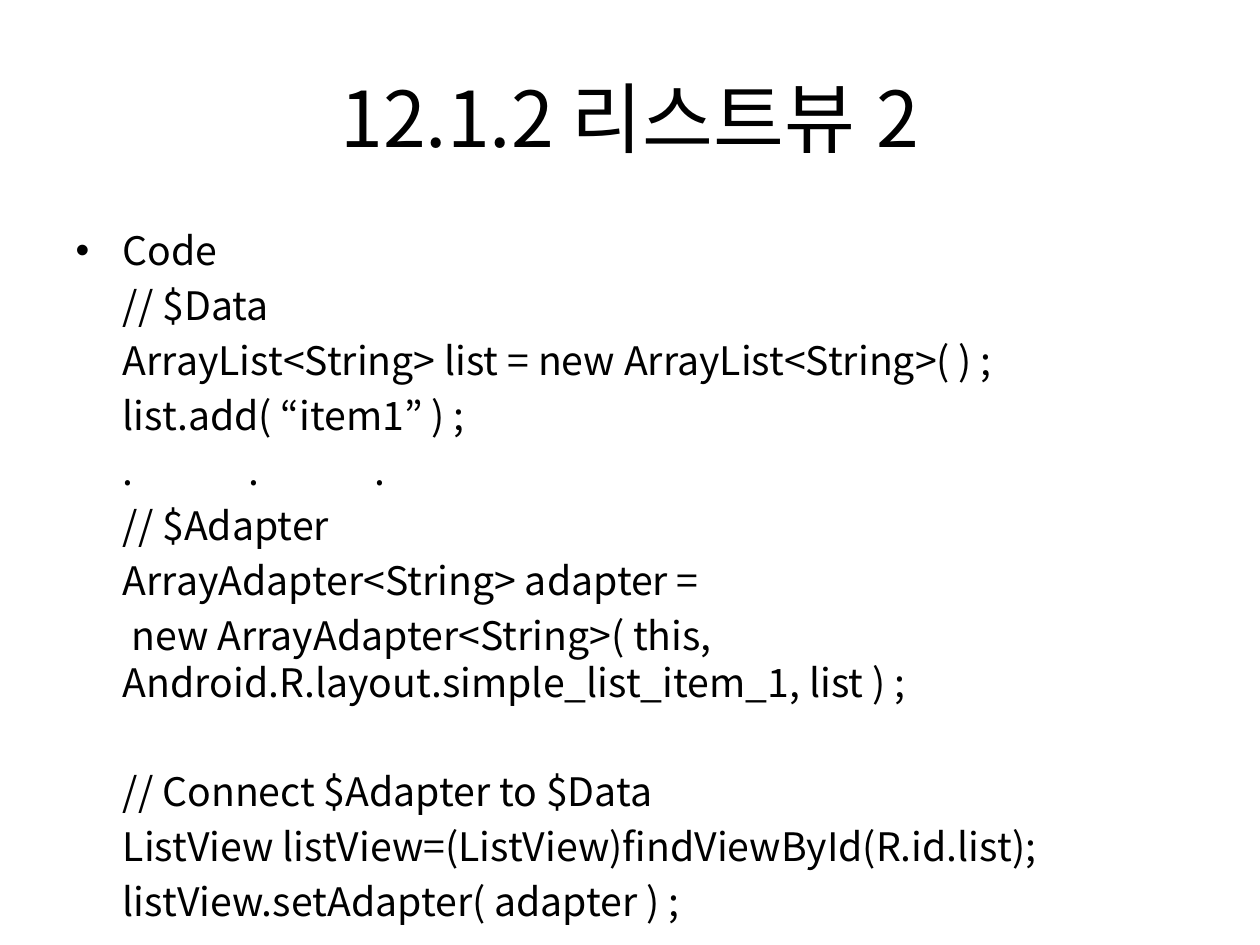
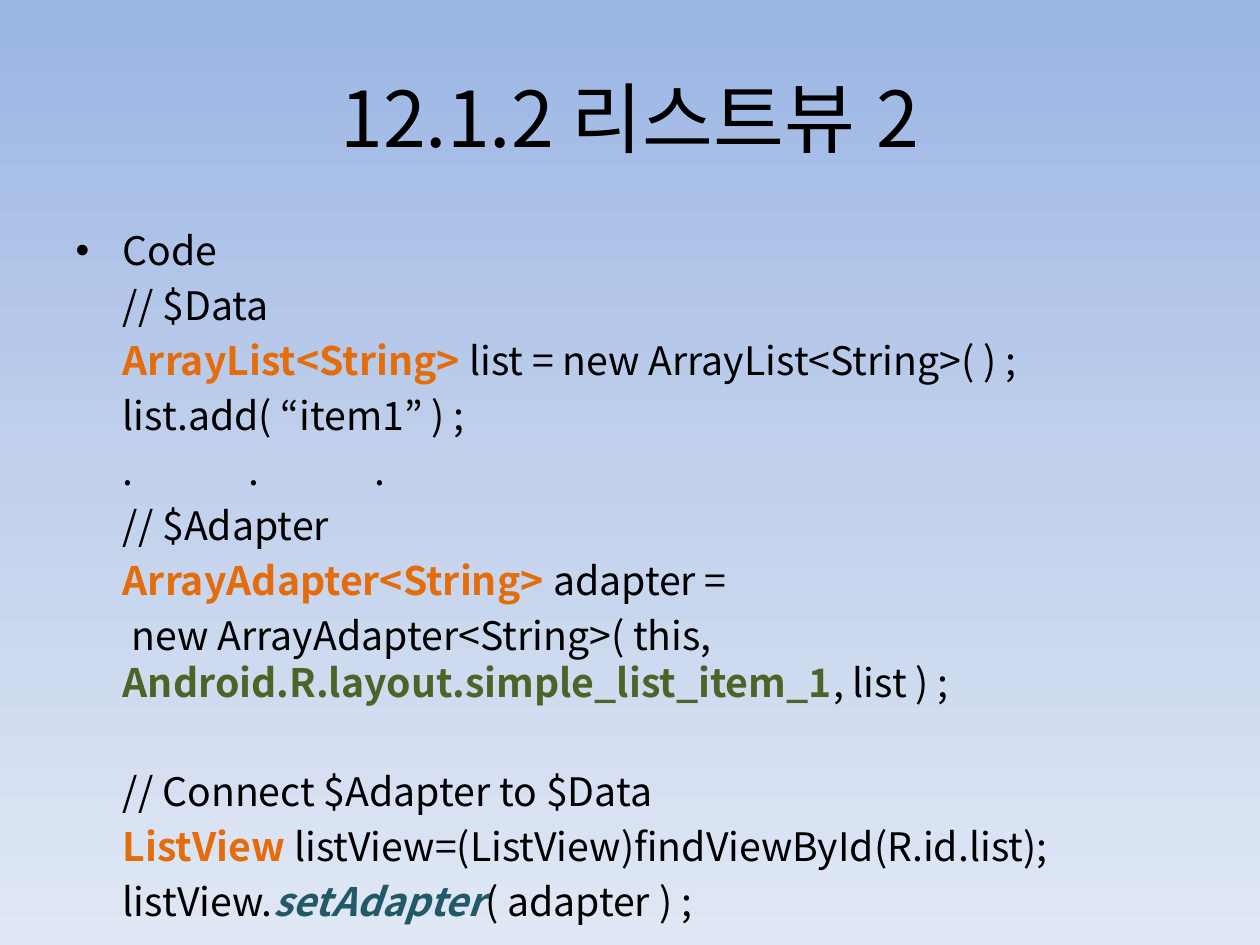
Before and after one commit to dummyFirst/NHK_Japanese, a slide deck: slide 8 of Android/안드로이드 프로그래밍 정복/Chapter12 어댑터뷰.pptx. Drawn at 1260x945 pixels with LibreOffice and Linux fonts; fonts in the diff are those of the drawing. Boxes give left, top, right and bottom in pixels: in the first picture for what was removed or moved away, otherwise in the second. Text is boxed around its words. In the diff, an @@ line names an element or a change of style, - is before the commit and + after.

```diff
--- a/Android/안드로이드 프로그래밍 정복/Chapter12 어댑터뷰.pptx
+++ b/Android/안드로이드 프로그래밍 정복/Chapter12 어댑터뷰.pptx
@@ background #FFFFFF to gradient #9AB5E4 to #C2D1ED to #E1E8F5 @@
@@ text at box(123, 343, 1047, 870): text colour #000000 to #E46C0A in "ArrayList<String>", "ArrayAdapter<String>", "ListView"; bold on in "ArrayList<String>", "ArrayAdapter<String>", "Android.R.layout.simple_list_item_1,", "ListView" and 1 more places; text colour #000000 to #4F6228 in "Android.R.layout.simple_list_item_1,"; text colour #000000 to #215968, italic on in "listView.setAdapter(" @@
```
Also in this commit, not shown: 7 other slides changed, 4 slides added.
